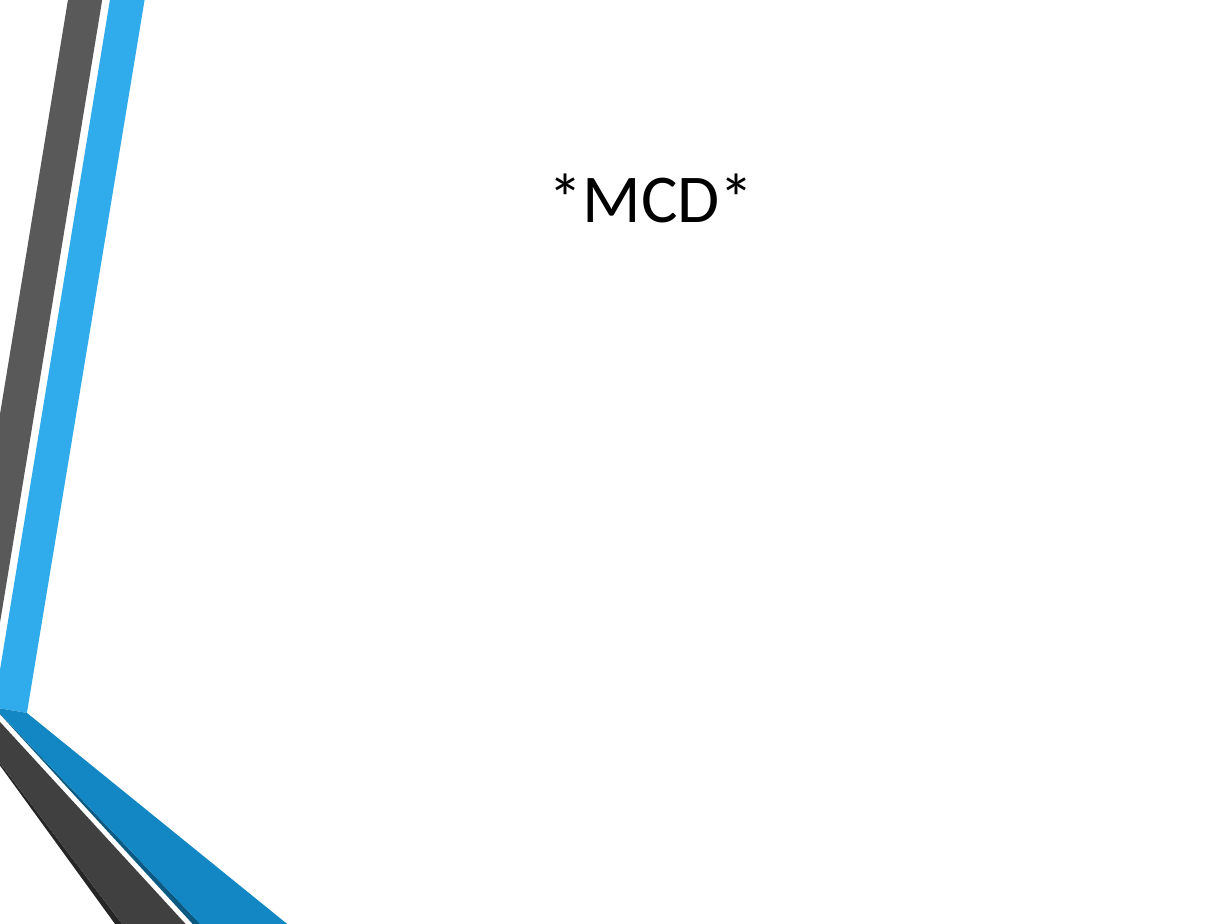
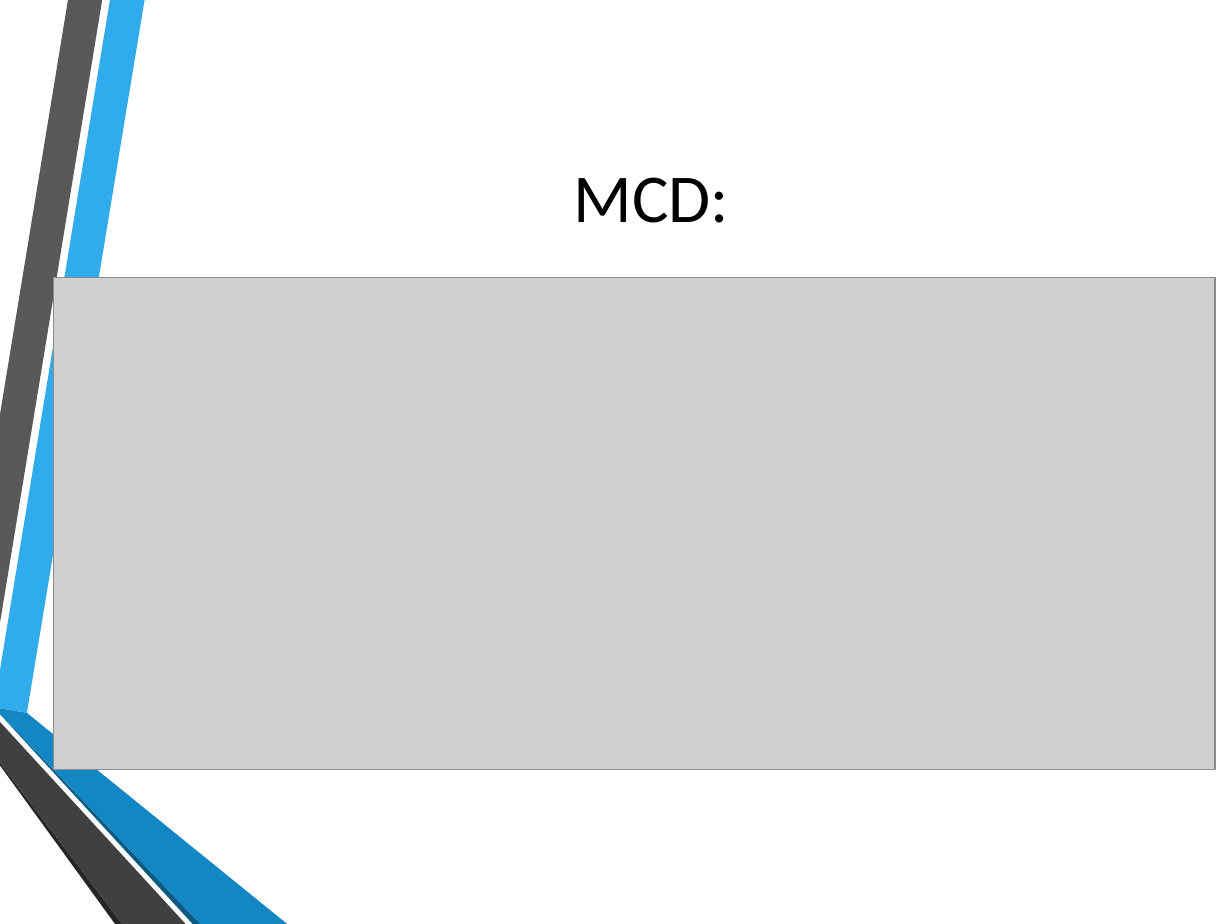
Before and after one commit to Alex4064/ProjetWeb, a slide deck: slide 12 of Documentation/Presentation project.pptx (slide 9 before the commit). Drawn at 1232x924 pixels with LibreOffice and Linux fonts; fonts in the diff are those of the drawing; grey boxes stand for pictures; background and template pictures are left out. Boxes give left, top, right and bottom in pixels: in the first picture for what was removed or moved away, otherwise in the second. Text is boxed around its words. In the diff, an @@ line names an element or a change of style, - is before the commit and + after.

```diff
--- a/Documentation/Presentation project.pptx
+++ b/Documentation/Presentation project.pptx
@@ title at bbox=[574, 177, 729, 223]: text changed @@
-*MCD*
+MCD:
@@ picture added at bbox=[53, 277, 1215, 769] @@
```
Also in this commit, not shown: 6 other slides changed, 5 slides added, 2 slides removed, 6 other files.
